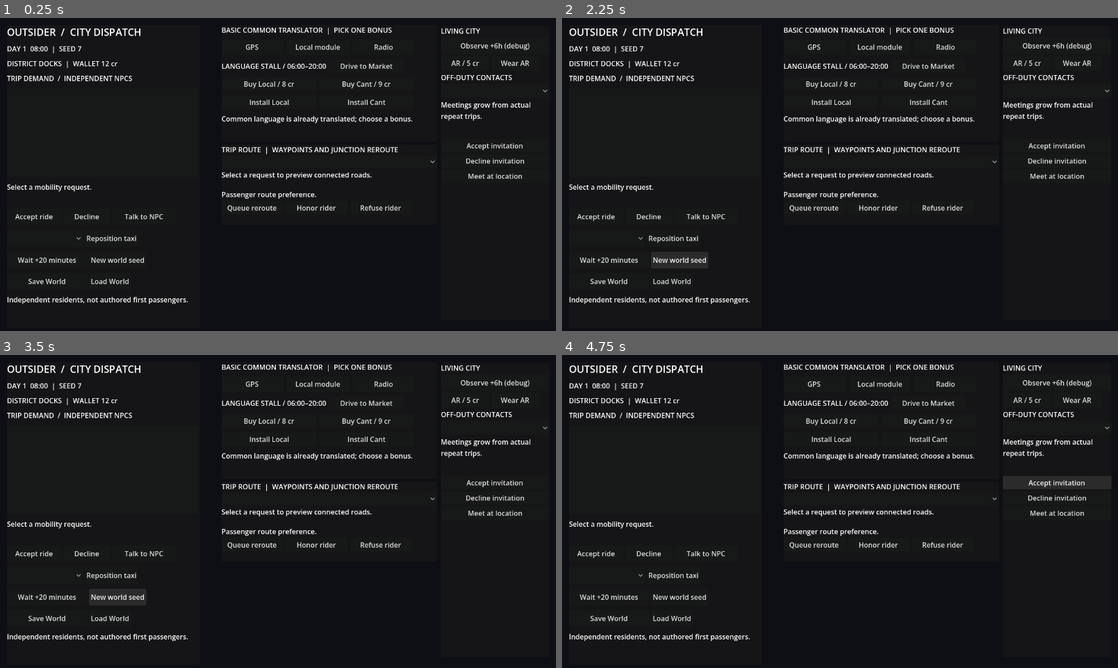
Above: before the commit, frames 1-4 (two rows, left to right).
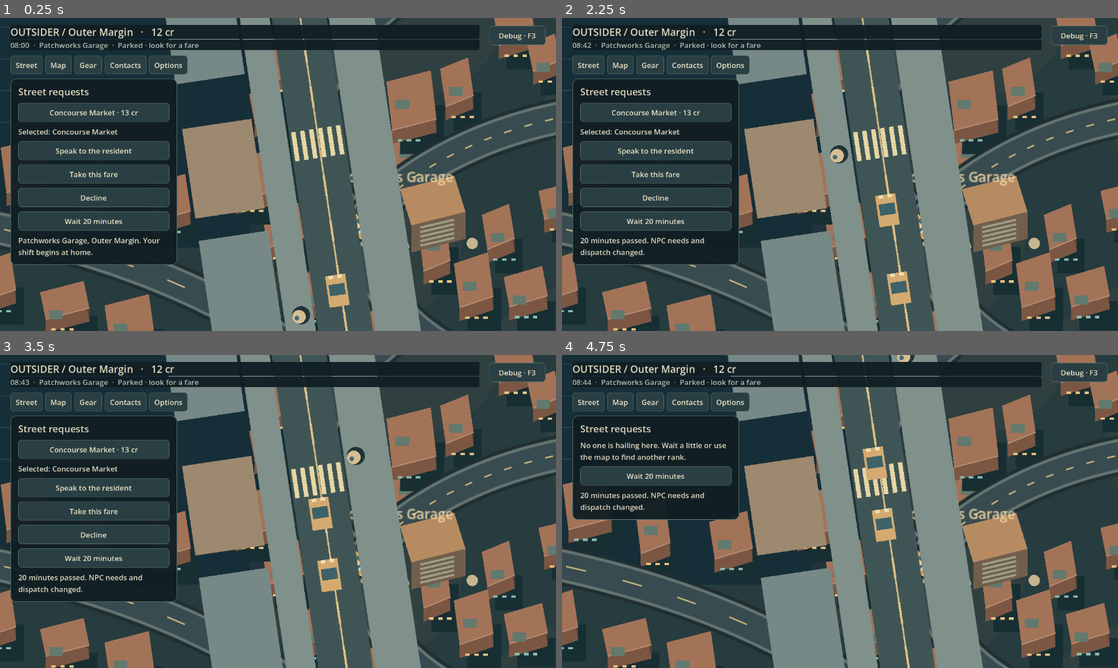
Above: after the commit, the same moments.

Repository: MohamedXIV/outsider-driver-2d
Game: Godot game, scene res://scenes/sandbox.tscn
Same seed, same stepped clock (60 frames per second), same inputs: the game is played once before the commit and once after it.
Inputs (mouse positions are in pixels of both pictures, inside the frame that each line leads up to):
- Up to frame 1 (0.25 s): no input
- Up to frame 2 (2.25 s): click (595, 215) at 0.5 s, where only the run before the commit has a clickable "Accept ride"; click (595, 215) at 1.25 s, where only the run before the commit has a clickable "Accept ride"; click (678, 259) at 2 s, where only the run before the commit has a clickable "New world seed"
- Up to frame 3 (3.5 s): click (116, 596) at 2.75 s, where only the run before the commit has a clickable "New world seed"
- Up to frame 4 (4.75 s): click (1056, 483) at 3.5 s, where only the run before the commit has a clickable "Accept invitation"; click (1056, 483) at 4.25 s, where only the run before the commit has a clickable "Accept invitation"

The runs differ from the first frame. In frame 1, 86% of the frame differs, in the area x 0-100%, y 0-100%; in frame 2, 87%; in frame 3, 87%; in frame 4, 87%.
Error before the commit: Parse Error: Could not resolve class "SandboxSave", because of a parser error. (res://scripts/sandbox/sandbox_main.gd:621)

Commit message:
fix(r05): correct Godot continuation indentation in save validation

Diff:
--- a/scripts/sandbox/sandbox_save.gd
+++ b/scripts/sandbox/sandbox_save.gd
@@ -9,7 +9,7 @@
 	# Do not overwrite a recoverable save with a native view missing an active
 	# resident's physical state. Loading it would otherwise rewind that body.
 	if not SandboxLocalPedestrianTrip.valid_presentation(world,presentation.get("street_state",{})) \
-\t\t\tor not _valid_taxi_heading(presentation): return false
+			or not _valid_taxi_heading(presentation): return false
 	var file: FileAccess = FileAccess.open(file_path, FileAccess.WRITE)
 	if file == null:
 		return false
@@ -39,7 +39,7 @@
 	var zoom: Variant=presentation.get("camera_zoom",2.6)
 	if not (zoom is float or zoom is int) or not is_finite(float(zoom)) or float(zoom)<1.25 or float(zoom)>4.0: return {}
 	if not SandboxLocalPedestrianTrip.valid_presentation(world,presentation.get("street_state",{})) \
-\t\t\tor not _valid_taxi_heading(presentation): return {}
+			or not _valid_taxi_heading(presentation): return {}
 	var fraction: Variant=presentation.get("clock_fraction",0.0)
 	if not (fraction is float or fraction is int) or not is_finite(float(fraction)) or float(fraction)<0 or float(fraction)>=1: return {}
 	return {"world": world, "dialogue": value["dialogue"], "presentation":presentation}
